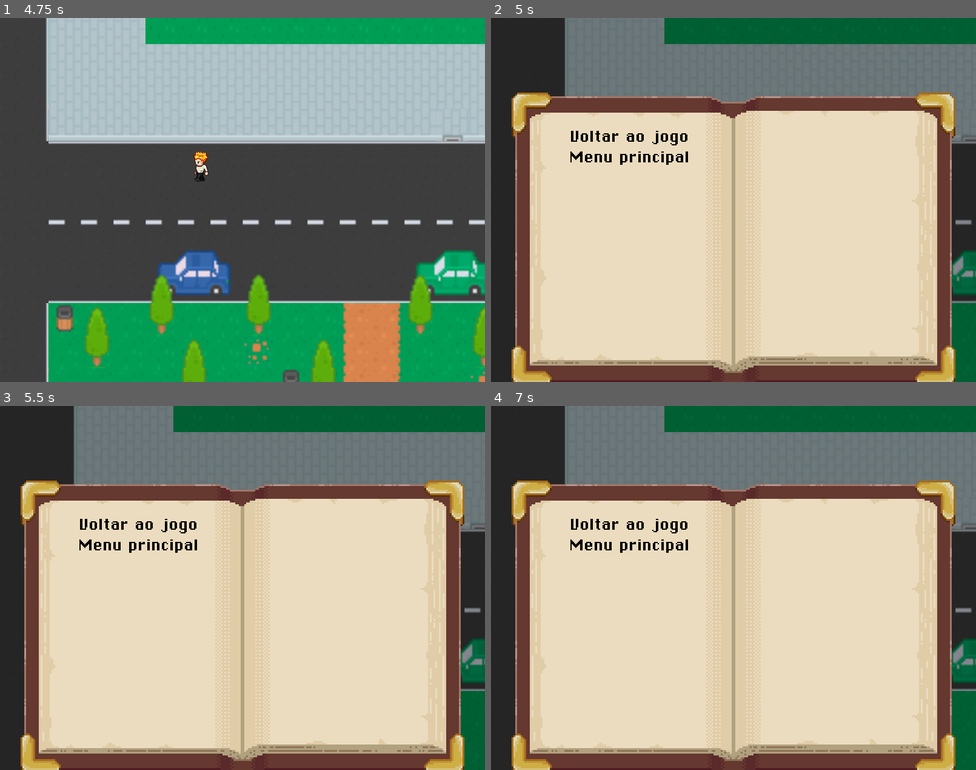
Above: before the commit, frames 1-4 (two rows, left to right).
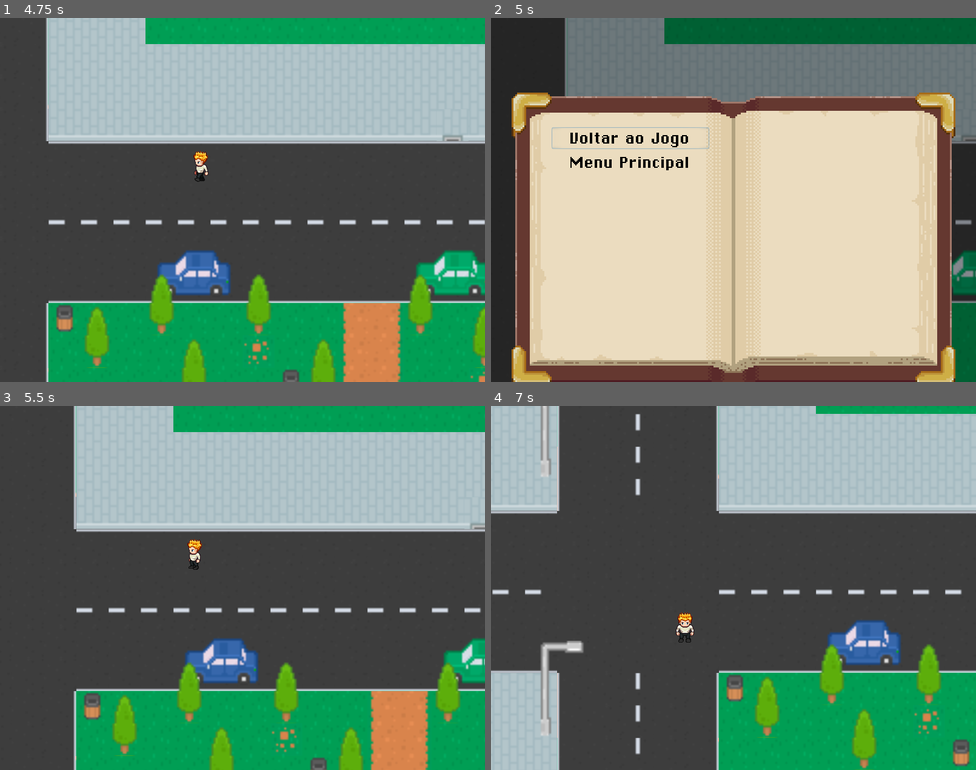
Above: after the commit, the same moments.

Repository: xfelipesobral/JogoEducacional
Game: Godot game, scene res://menu/Menu.tscn
Same seed, same stepped clock (60 frames per second), same inputs: the game is played once before the commit and once after it.
Inputs (mouse positions are in pixels of both pictures, inside the frame that each line leads up to):
- Up to frame 1 (4.75 s): click "Iniciar" at 0.5 s; tap Enter at 1.25 s; move the mouse to (349, 181) at 1.27 s; hold Right (ui_right) 1.28-2.03 s; move the mouse to (145, 218) at 2.02 s; hold Down (ui_down) 2.03-2.78 s; move the mouse to (291, 119) at 2.77 s; hold Right (ui_right) 2.78-3.53 s; move the mouse to (218, 272) at 3.52 s; hold Up (ui_up) 3.53-4.28 s; move the mouse to (388, 254) at 4.27 s; hold Left (ui_left) from 4.28 s (still down)
- Up to frame 2 (5 s): keep holding Left (ui_left); tap Escape (ui_cancel) at 4.9 s
- Up to frame 3 (5.5 s): release Left (ui_left) at 5 s; click (140, 526) at 5 s, where only the run after the commit has a clickable "Voltar ao Jogo"
- Up to frame 4 (7 s): tap Space at 5.75 s; move the mouse to (588, 533) at 5.77 s; hold Left (ui_left) 5.78-6.53 s; move the mouse to (757, 588) at 6.52 s; hold Down (ui_down) from 6.53 s (still down)

Frame 1 is identical in both runs. In frame 2, 0.8% of the frame differs, in the area x 12-45%, y 30-42%; in frame 3, 92%; in frame 4, 96%, in the area x 0-100%, y 0-100%.

Commit message:
Add actions pause game menu

Diff:
--- a/Main.tscn
+++ b/Main.tscn
@@ -1,6 +1,5 @@
-[gd_scene load_steps=4 format=2]
+[gd_scene load_steps=3 format=2]
 
-[ext_resource path="res://menu/PauseMenu.gd" type="Script" id=1]
 [ext_resource path="res://menu/PauseMenu.tscn" type="PackedScene" id=2]
 [ext_resource path="res://mapas/Rua.tscn" type="PackedScene" id=3]
 
@@ -13,4 +12,3 @@
 
 [node name="PauseMenu" parent="GUI" instance=ExtResource( 2 )]
 visible = false
-script = ExtResource( 1 )
--- a/menu/PauseMenu.gd
+++ b/menu/PauseMenu.gd
@@ -6,3 +6,12 @@
 		var new_pause_state = not get_tree().paused
 		get_tree().paused = new_pause_state
 		visible = new_pause_state
+		get_node("Controls/ReturnGame").grab_focus()
+
+func _on_ReturnGame_pressed():
+	get_tree().paused = false
+	visible = false
+
+func _on_MainMenu_pressed():
+	get_tree().paused = false
+	get_tree().change_scene("res://menu/Menu.tscn")
--- a/menu/PauseMenu.tscn
+++ b/menu/PauseMenu.tscn
@@ -1,7 +1,8 @@
-[gd_scene load_steps=5 format=2]
+[gd_scene load_steps=6 format=2]
 
 [ext_resource path="res://recursos/menu/OpenBook.png" type="Texture" id=1]
 [ext_resource path="res://recursos/fontes/ChiKareGo2.ttf" type="DynamicFontData" id=2]
+[ext_resource path="res://menu/PauseMenu.gd" type="Script" id=3]
 
 [sub_resource type="DynamicFont" id=1]
 size = 32
@@ -14,6 +15,7 @@
 pause_mode = 2
 anchor_right = 1.0
 anchor_bottom = 1.0
+script = ExtResource( 3 )
 
 [node name="ColorRect" type="ColorRect" parent="."]
 anchor_right = 1.0
@@ -46,17 +48,44 @@
 margin_bottom = 250.0
 theme = SubResource( 2 )
 
-[node name="Return" type="Label" parent="Controls"]
+[node name="ReturnGame" type="Button" parent="Controls"]
 margin_right = 260.0
-margin_bottom = 30.0
+margin_bottom = 36.0
+flat = true
+
+[node name="Label" type="Label" parent="Controls/ReturnGame"]
+anchor_left = 0.5
+anchor_top = 0.5
+anchor_right = 0.5
+anchor_bottom = 0.5
+margin_left = -130.0
+margin_top = -15.0
+margin_right = 130.0
+margin_bottom = 15.0
 custom_colors/font_color = Color( 0, 0, 0, 1 )
-text = "Voltar ao jogo"
+text = "Voltar ao Jogo"
 align = 1
+valign = 2
 
-[node name="Exit" type="Label" parent="Controls"]
-margin_top = 34.0
+[node name="MainMenu" type="Button" parent="Controls"]
+margin_top = 40.0
 margin_right = 260.0
-margin_bottom = 64.0
+margin_bottom = 76.0
+flat = true
+
+[node name="Label" type="Label" parent="Controls/MainMenu"]
+anchor_left = 0.5
+anchor_top = 0.5
+anchor_right = 0.5
+anchor_bottom = 0.5
+margin_left = -130.0
+margin_top = -15.0
+margin_right = 130.0
+margin_bottom = 15.0
 custom_colors/font_color = Color( 0, 0, 0, 1 )
-text = "Menu principal"
+text = "Menu Principal"
 align = 1
+valign = 2
+
+[connection signal="pressed" from="Controls/ReturnGame" to="." method="_on_ReturnGame_pressed"]
+[connection signal="pressed" from="Controls/MainMenu" to="." method="_on_MainMenu_pressed"]
